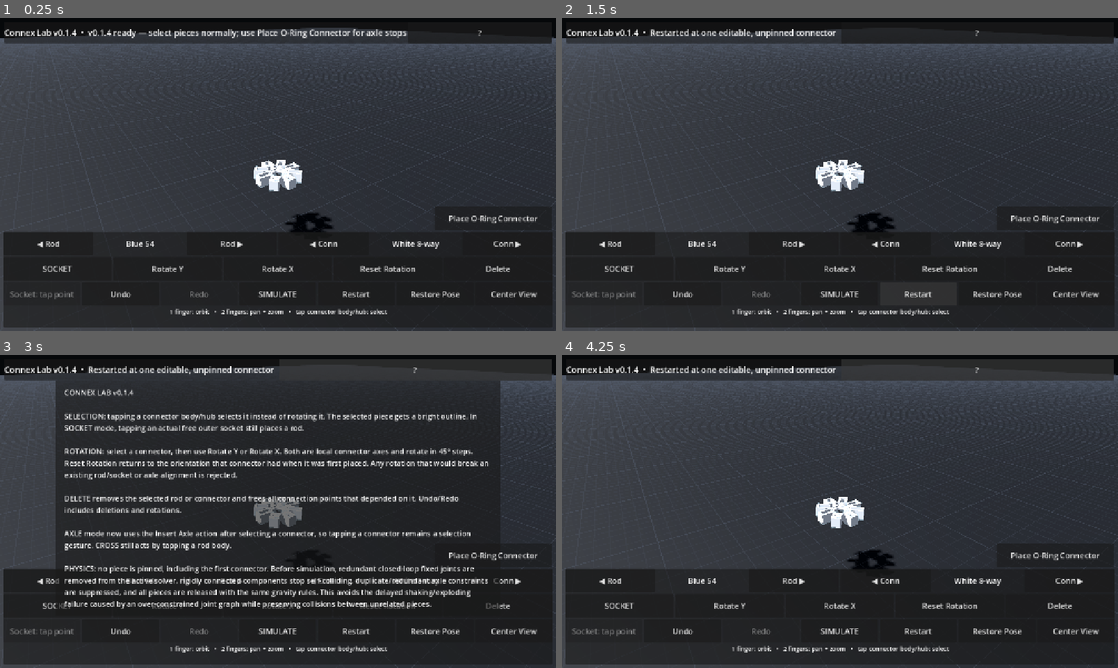
Above: before the commit, frames 1-4 (two rows, left to right).
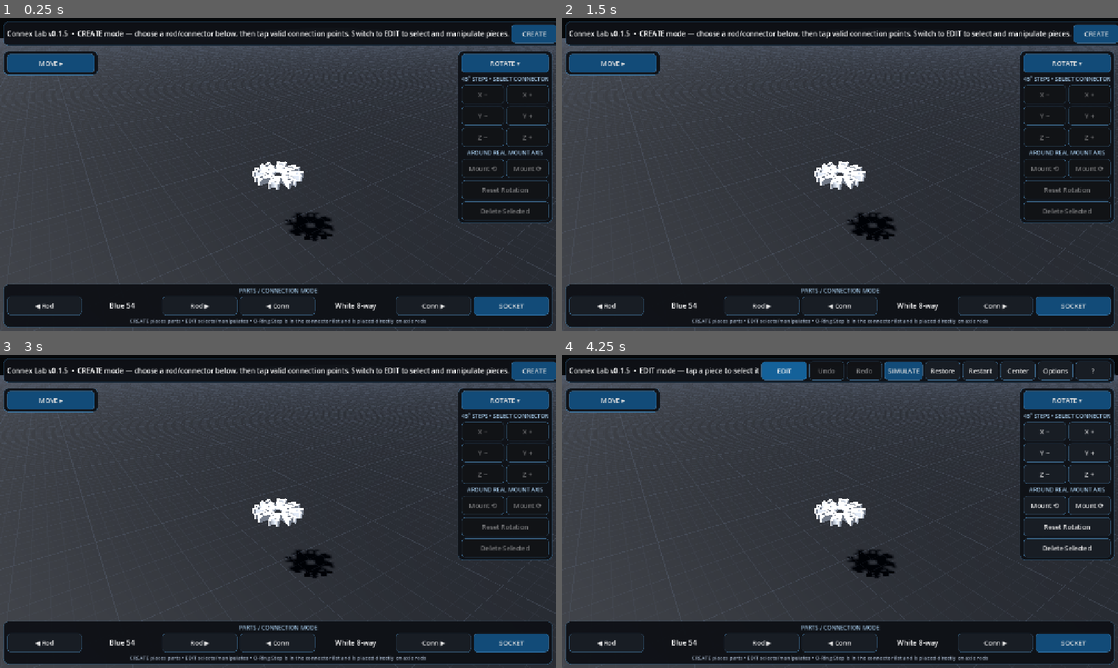
Above: after the commit, the same moments.

Repository: pixel375/connex
Game: Godot game, scene res://Main.tscn
Two runs of this game, one before a commit and one after it. Both use one fixed random seed, a clock stepped at 60 frames per second and the inputs below.
Inputs (mouse positions are in pixels of both pictures, inside the frame that each line leads up to):
- Up to frame 1 (0.25 s): no input
- Up to frame 2 (1.5 s): click (917, 293) at 0.5 s, where only the run before the commit has a clickable "Restart"; click (917, 293) at 1.25 s, where only the run before the commit has a clickable "Restart"
- Up to frame 3 (3 s): click (355, 630) at 2 s, where only the run before the commit has a clickable "Restart"; click (417, 370) at 2.75 s, where only the run before the commit has a clickable "?"
- Up to frame 4 (4.25 s): click (1095, 370) at 3.5 s, where only the run after the commit has a clickable "CREATE"

The runs differ from the first frame. In frame 1, 28% of the frame differs, in the area x 0-100%, y 1-99%; in frame 2, 28%; in frame 3, 47%; in frame 4, 26%.

Commit message:
feat: switch main scene to v0.1.5 controller

Diff:
--- a/Main.tscn
+++ b/Main.tscn
@@ -1,6 +1,6 @@
 [gd_scene load_steps=2 format=3]
 
-[ext_resource type="Script" path="res://scripts/main_v014_orings.gd" id="1_main"]
+[ext_resource type="Script" path="res://scripts/main_v015.gd" id="1_main"]
 
 [node name="Main" type="Node3D"]
 script = ExtResource("1_main")
